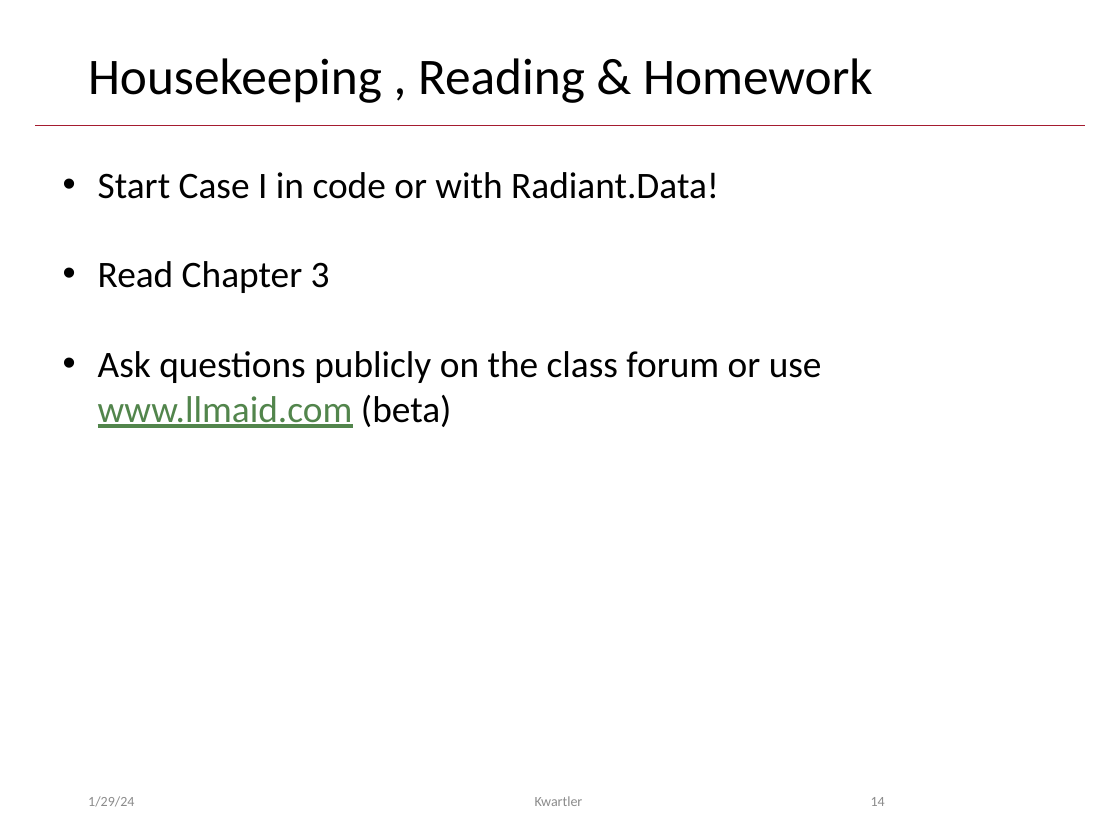
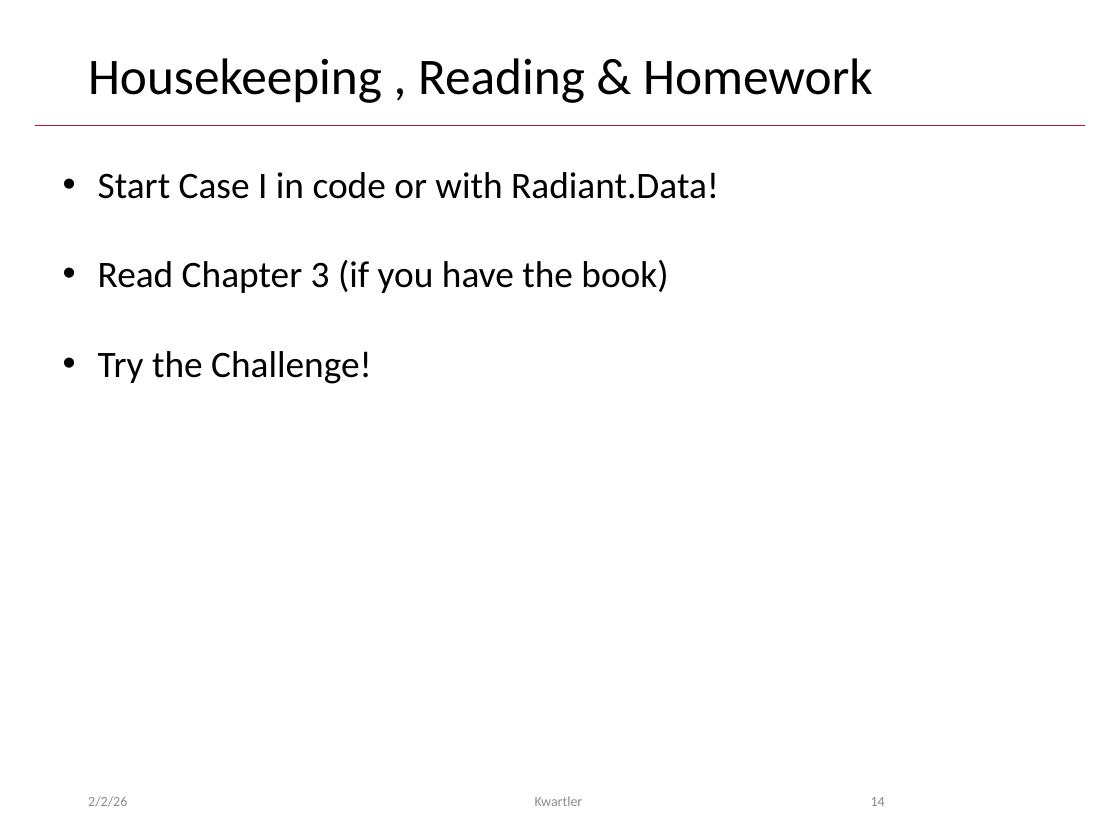
Before and after one commit to kwartler/Harvard_DataMining_Business_Student, a slide deck: slide 14 of Lessons/B_IntroToDM_BasicEDA/B_Practice.pptx. Drawn at 1120x840 pixels with LibreOffice and Linux fonts; fonts in the diff are those of the drawing; background and template pictures are left out. Boxes give left, top, right and bottom in pixels: in the first picture for what was removed or moved away, otherwise in the second. Text is boxed around its words. In the diff, an @@ line names an element or a change of style, - is before the commit and + after.

Commit message:
small update to B pptx

```diff
--- a/Lessons/B_IntroToDM_BasicEDA/B_Practice.pptx
+++ b/Lessons/B_IntroToDM_BasicEDA/B_Practice.pptx
@@ text at box(98, 260, 668, 384): text changed @@
-• Read Chapter 3
-• Ask questions publicly on the class forum or use www.llmaid.com (beta)
+• Read Chapter 3 (if you have the book)
+• Try the Challenge!
@@ text at box(88, 796, 127, 807): text changed @@
-1/29/24
+2/2/26
```
Also in this commit, not shown: 13 other slides changed.
